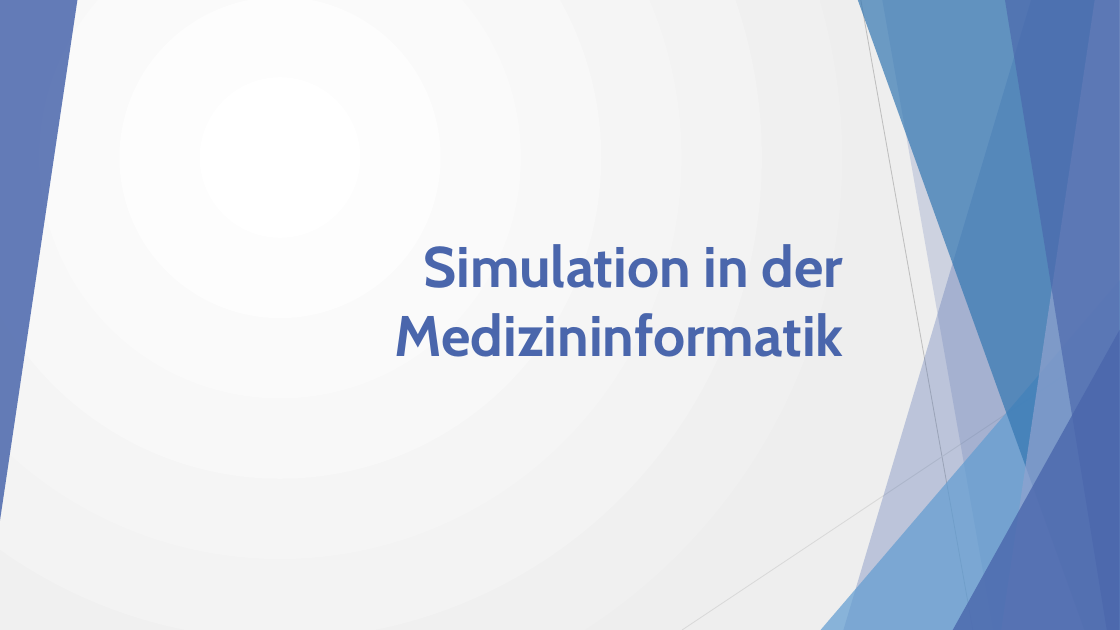
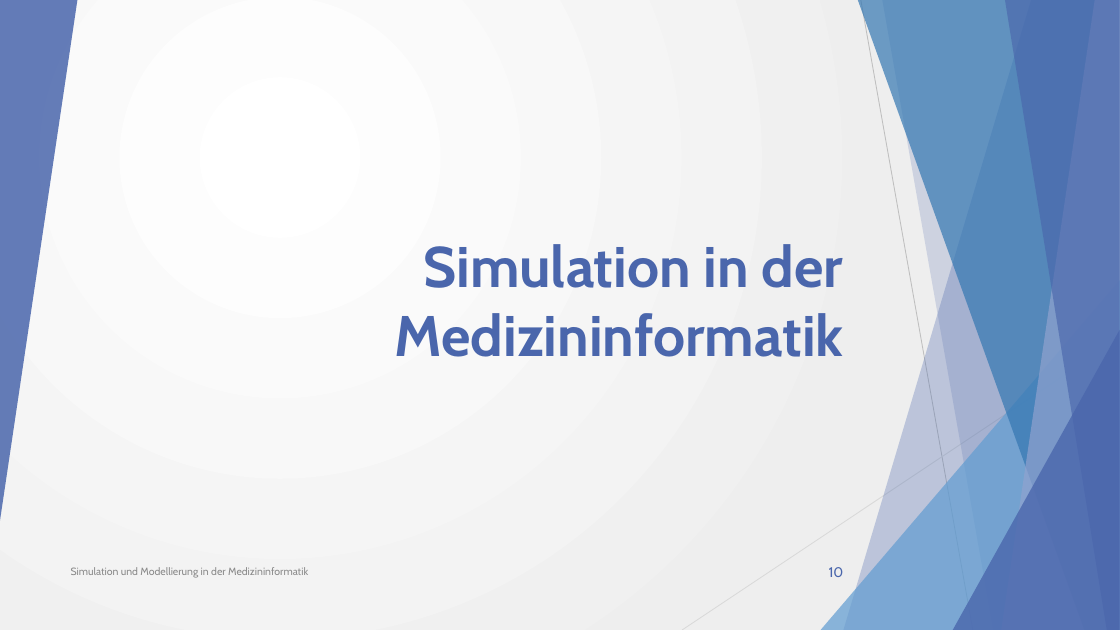
Before and after one commit to w0fl/w0fl, a slide deck: slide 10 of Simulation und Modellierung in der Medizininformatik_2.0.pptx. Drawn at 1120x630 pixels with LibreOffice and Linux fonts; fonts in the diff are those of the drawing. Boxes give left, top, right and bottom in pixels: in the first picture for what was removed or moved away, otherwise in the second. Text is boxed around its words. In the diff, an @@ line names an element or a change of style, - is before the commit and + after.

```diff
--- a/Simulation und Modellierung in der Medizininformatik_2.0.pptx
+++ b/Simulation und Modellierung in der Medizininformatik_2.0.pptx
@@ text added at <box>71,567,308,578</box>, 9 pt, text #8C8C8C @@
+Simulation und Modellierung in der Medizininformatik
@@ page number added at <box>829,567,844,577</box>, 12 pt, text #4A66AC @@
+10
```
Also in this commit, not shown: 22 other slides changed, 5 other files.
